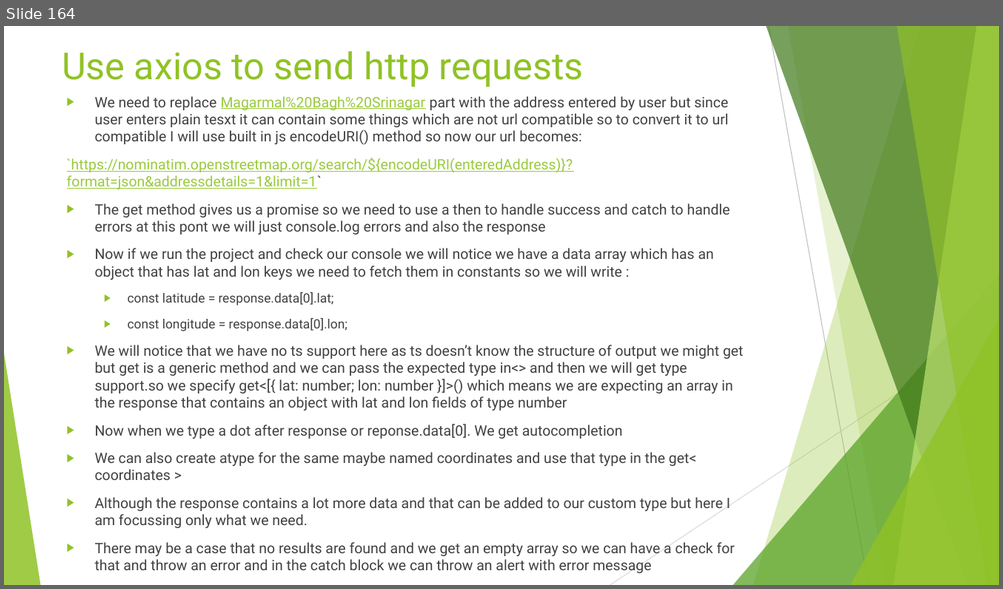
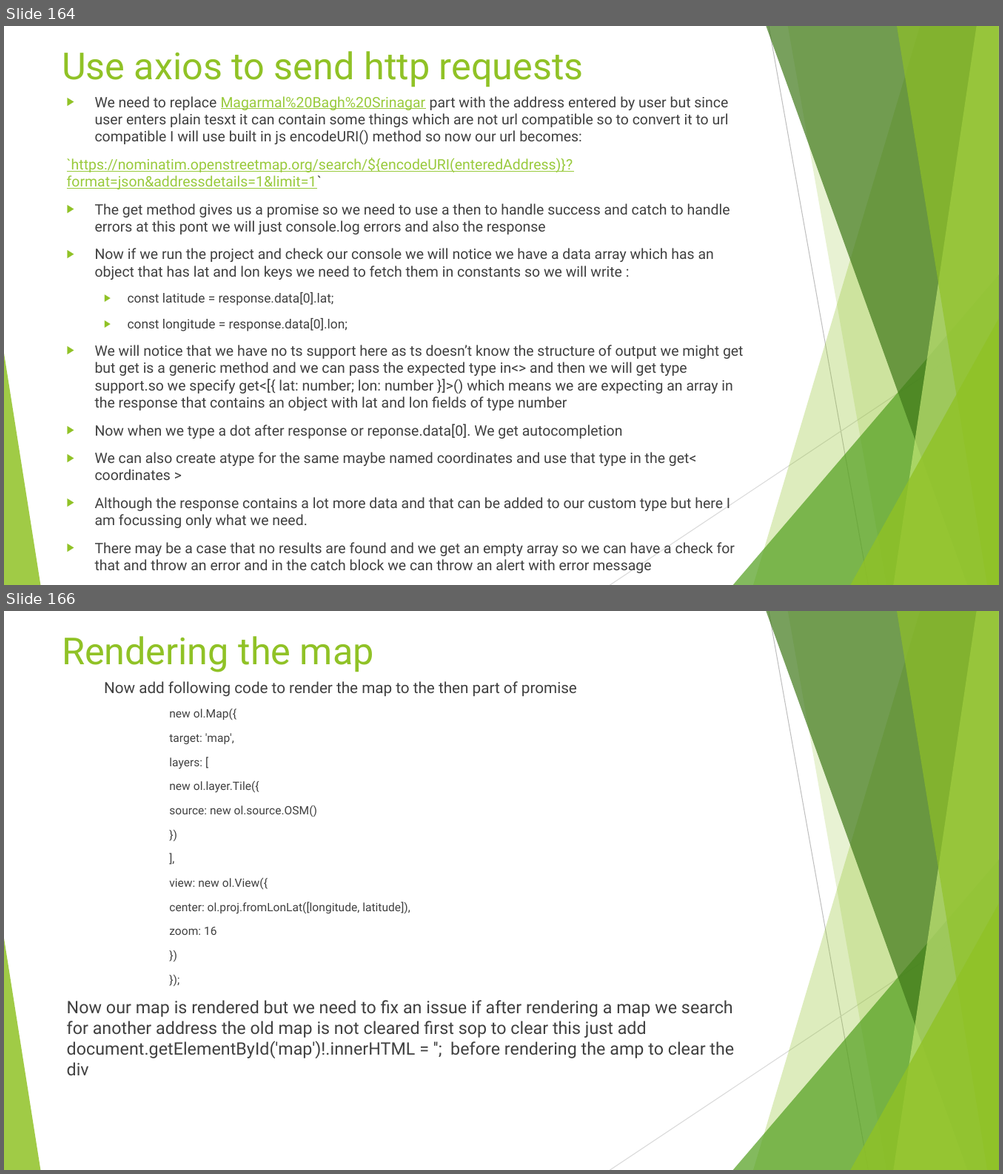
Before and after one commit to rudhrainfogain/TypeScript, a slide deck: PPT/TypeScriptv13.pptx. Shown one above the other, each under a label of ours: slide 164 before the commit, slides 164 and 166 after it; the slides between them are not shown. The pictures are 1003x589 and 1003x1174 pixels, drawn with LibreOffice and Linux fonts; fonts in the diff are those of the drawing. Boxes give left, top, right and bottom in pixels: in the first picture for what was removed or moved away, otherwise in the second. Text is boxed around its words. In the diff, an @@ line names an element or a change of style, - is before the commit and + after.

```diff
--- a/PPT/TypeScriptv13.pptx
+++ b/PPT/TypeScriptv13.pptx
@@ slide 166 added at [4, 611, 999, 1170], background #FFFFFF; not listed: 10 template elements that a slide beside it also shows @@
@@ title added at [62, 636, 374, 672], 36 pt, text #90C226 @@
+Rendering the map
@@ text added at [67, 681, 734, 1076], 16.6 pt, text #404040 @@
+  Now add following code to render the map to the then part of promise
+      new ol.Map({
+      target: 'map',
+      layers: [
+      new ol.layer.Tile({
+      source: new ol.source.OSM()
+      })
+      ],
+      view: new ol.View({
+      center: ol.proj.fromLonLat([longitude, latitude]),
+      zoom: 16
+      })
+      });
+Now our map is rendered but we need to fix an issue if after rendering a map we search for another address the old map is not cleared first sop to clear this just add document.getElementById('map')!.innerHTML = ''; before rendering the amp to clear the div
```
Also in this commit, not shown: 5 other slides added, 4 other files.
